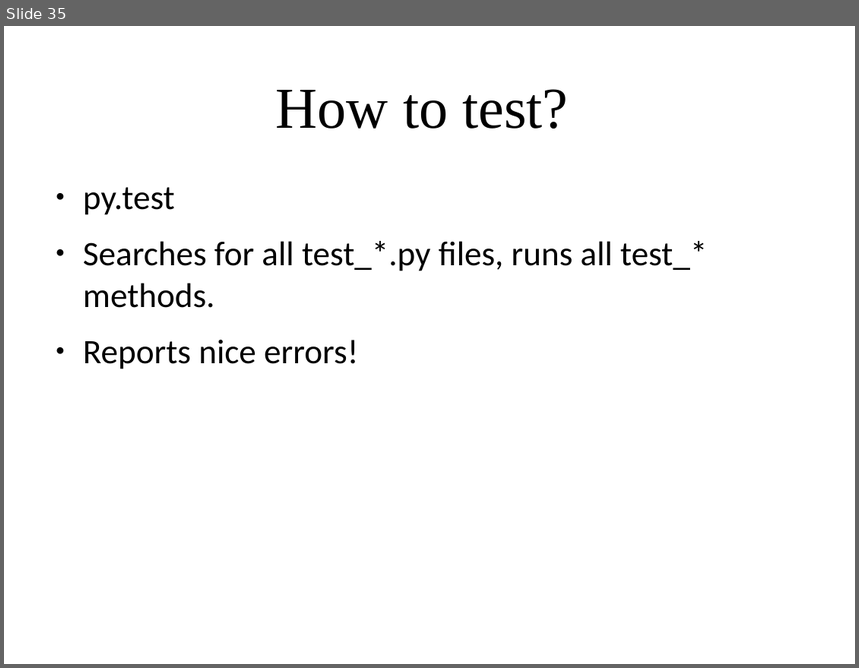
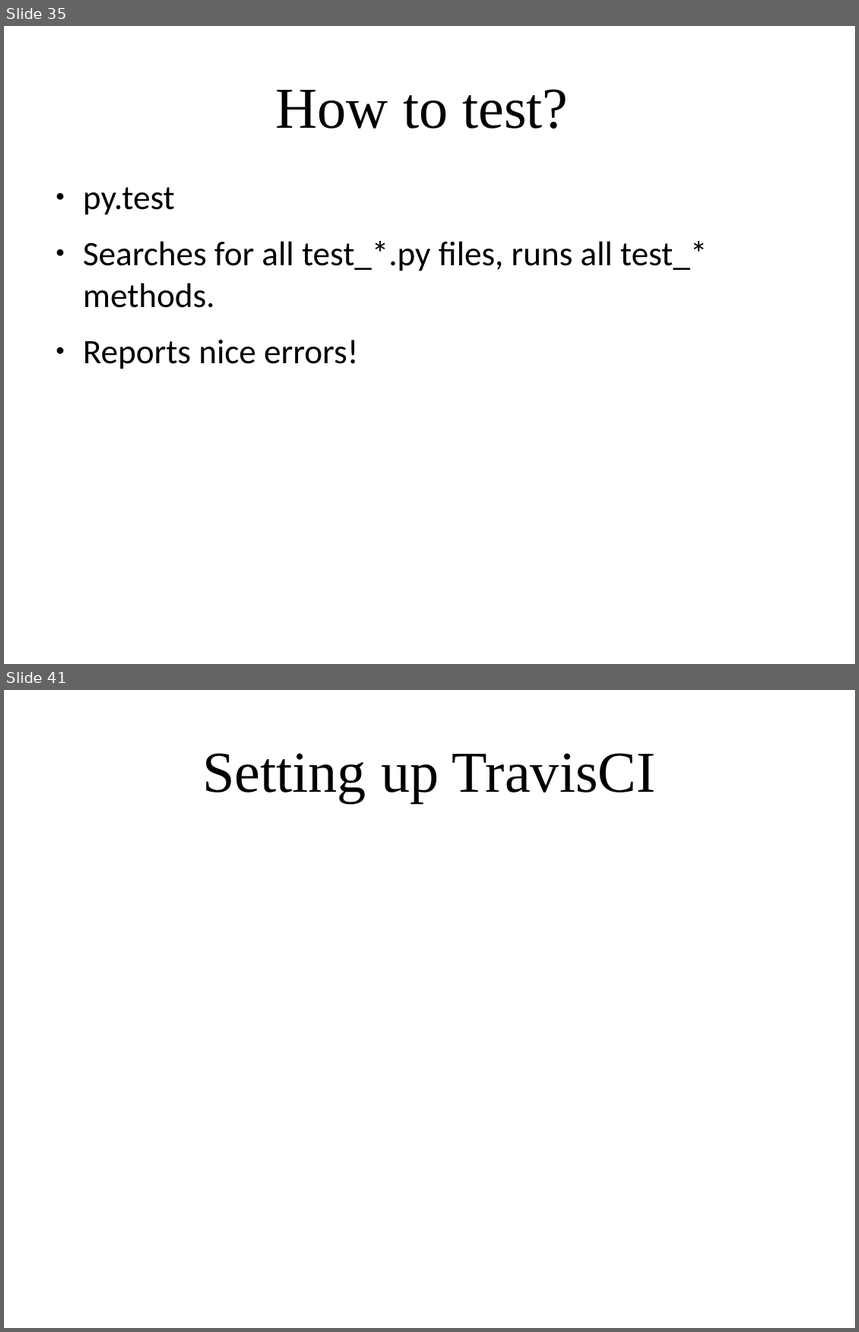
Before and after one commit to amueller/applied_ml_spring_2017, a slide deck: slides/aml-02-012317.odp. Shown one above the other, each under a label of ours: slide 35 before the commit, slides 35 and 41 after it; the slides between them are not shown. The pictures are 859x668 and 859x1332 pixels, drawn with LibreOffice and Linux fonts; fonts in the diff are those of the drawing. Boxes give left, top, right and bottom in pixels: in the first picture for what was removed or moved away, otherwise in the second. Text is boxed around its words. In the diff, an @@ line names an element or a change of style, - is before the commit and + after.

```diff
--- a/slides/aml-02-012317.odp
+++ b/slides/aml-02-012317.odp
@@ slide 41 added at [4,690,855,1328], background #FFFFFF @@
@@ title added at [202,753,656,802], 54 pt, text #000000 @@
+Setting up TravisCI
```
Also in this commit, not shown: 13 other slides added.
